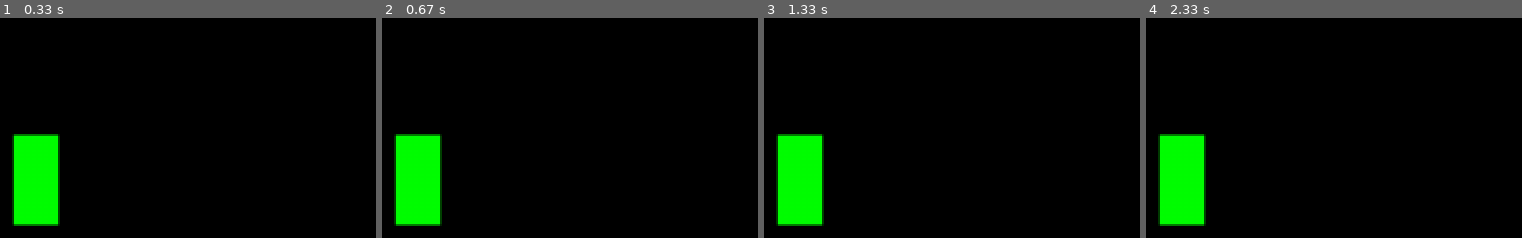
Above: before the commit, frames 1-4 (left to right).
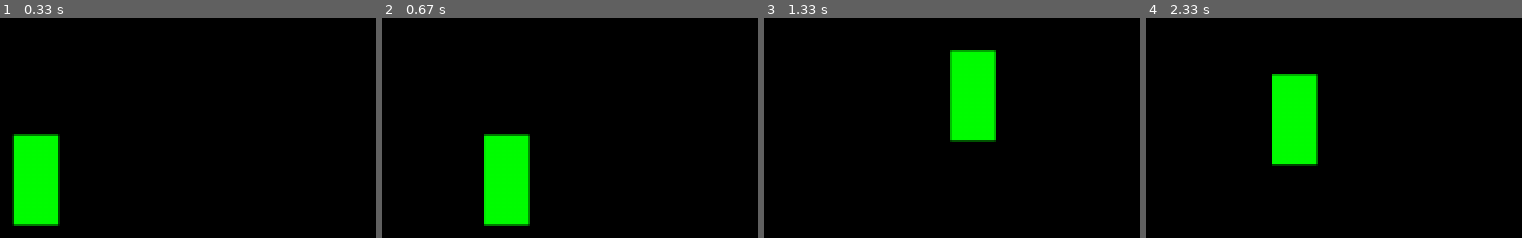
Above: after the commit, the same moments.

Repository: Cilibock/Pygame_Project
Game: pygame game, started from main.py
The game is run twice, just before and just after one commit, with the same random seed, the same clock (stepped at 60 frames per second) and the same inputs.
Inputs:
- Up to frame 1 (0.33 s): no input
- Up to frame 2 (0.67 s): hold Right from 0.33 s (still down)
- Up to frame 3 (1.33 s): release Right at 0.8 s; hold Up 0.83-1.13 s; hold Right from 1.17 s (still down)
- Up to frame 4 (2.33 s): release Right at 1.63 s; hold Left 1.67-2.2 s; hold Down from 2.23 s (still down)

Frame 1 is identical in both runs. In frame 2, 10% of the frame differs, in the area x 3-40%, y 52-95%; in frame 3, 10%; in frame 4, 10%.

Commit message:
movement commit

Diff:
--- a/level.py
+++ b/level.py
@@ -15,4 +15,4 @@
     def run(self, time):
         self.display_surface.fill('black')
         self.all_sprites.draw(self.display_surface)
-        self.all_sprites.update()
+        self.all_sprites.update(time)
--- a/player.py
+++ b/player.py
@@ -9,3 +9,38 @@
         self.image = pygame.Surface((32, 64))
         self.image.fill('green')
         self.rect = self.image.get_rect(center=pos)
+
+        self.direction = pygame.math.Vector2()
+        self.pos = pygame.math.Vector2(self.rect.center)
+        self.speed = 200
+
+    def input(self):
+        keys = pygame.key.get_pressed()
+        if keys[pygame.K_UP]:
+            self.direction.y = -1
+        elif keys[pygame.K_DOWN]:
+            self.direction.y = 1
+        else:
+            self.direction.y = 0
+        if keys[pygame.K_RIGHT]:
+            self.direction.x = 1
+        elif keys[pygame.K_LEFT]:
+            self.direction.x = -1
+        else:
+            self.direction.x = 0
+
+    def move(self, time):
+        if self.direction.magnitude() > 0:
+            self.direction = self.direction.normalize()
+
+        # горизонтальное движение
+        self.pos.x += self.direction.x * self.speed * time
+        self.rect.centerx = self.pos.x
+
+        # вертикальное движение
+        self.pos.y += self.direction.y * self.speed * time
+        self.rect.centery = self.pos.y
+
+    def update(self, time):
+        self.input()
+        self.move(time)
